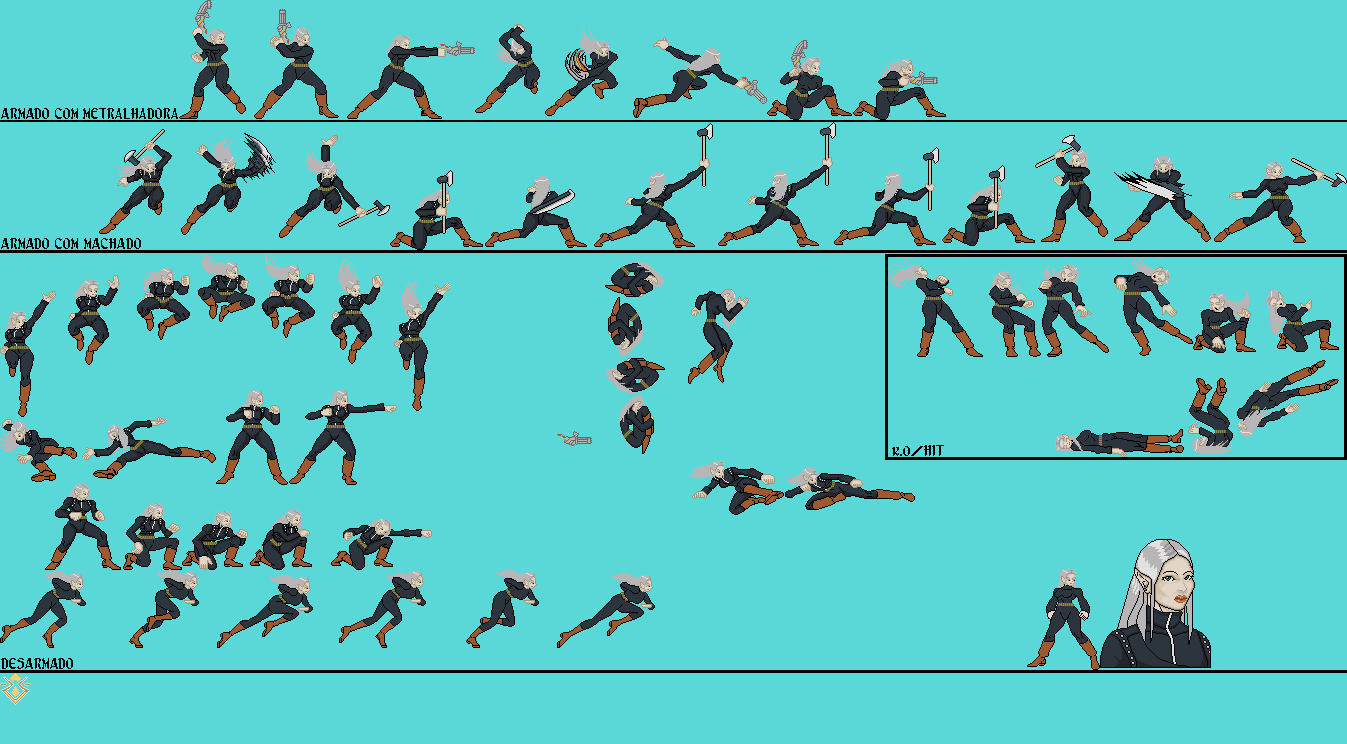
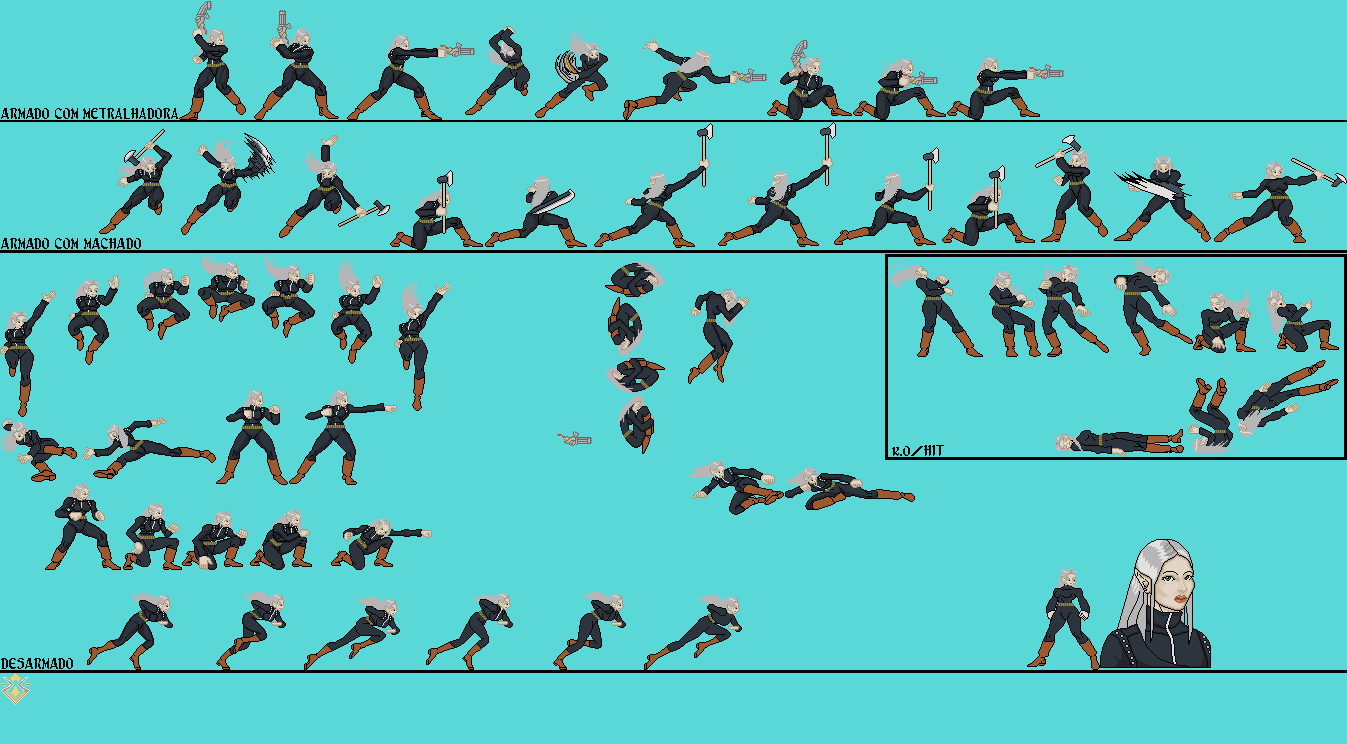
Two versions of the same layered image (w=1347, h=744). Layer-by-layer changes:
painted on "arma Mescladas" (1st of 15, in "Usando metralhadora") over (410, 24, 1185, 640)
painted on "Copiar de Pintar camada 3" (1st of 3, in "Usando metralhadora") over (179, 64, 1064, 120)
painted on "arma Mescladas" (2nd of 15, in "Usando metralhadora") over (730, 57, 1064, 120)
painted on "arma Mescladas" (3rd of 15, in "Usando metralhadora") over (179, 0, 538, 120)
painted on "arma Mescladas" (5th of 15, in "Usando machado") over (347, 64, 1050, 120)
painted on "arma Mescladas" (9th of 15, in "Desarmado") over (0, 570, 742, 670)
painted on "arma Mescladas" (10th of 15, in "Desarmado") over (0, 570, 474, 640)
painted on "arma Mescladas" (11th of 15, in "Desarmado") over (0, 422, 1185, 670)
painted on "Copiar de Pintar camada 3" (3rd of 3, in "Desarmado") over (0, 640, 724, 670)
painted on "arma Mescladas" (12th of 15, in "Desarmado") over (161, 284, 263, 431)
painted on "Mork face" over (1177, 575, 1185, 591)
painted on "Background" over (0, 0, 1185, 670)
